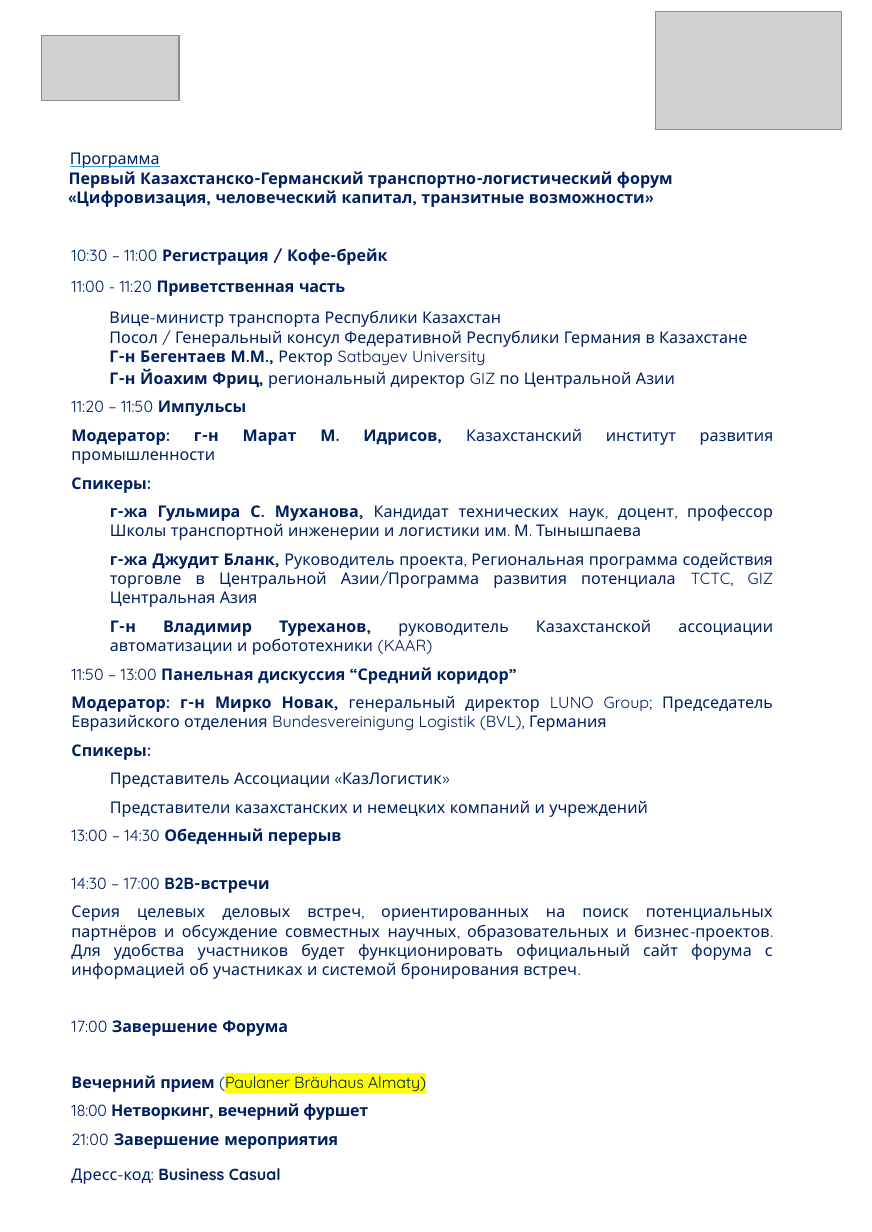
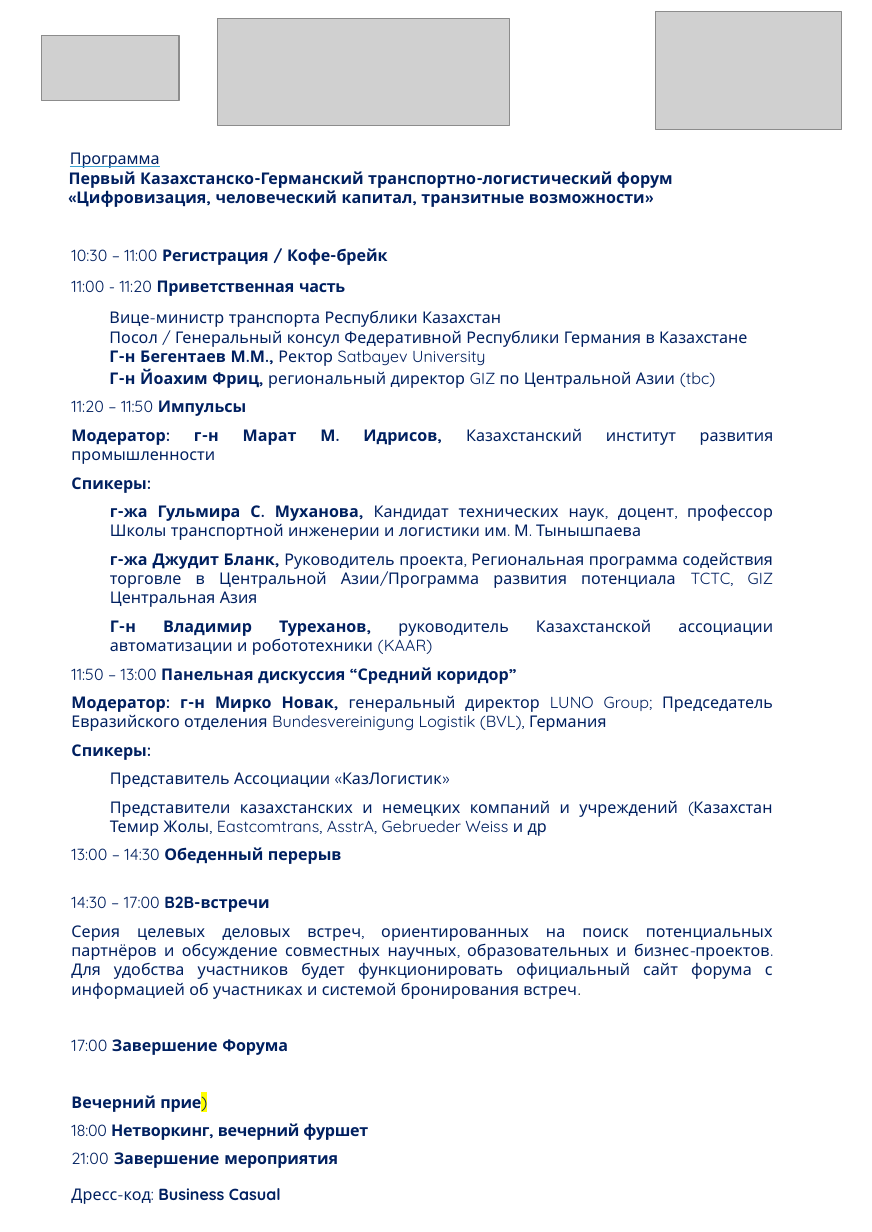
Before and after one commit to zvezdd/KazForum-Logistics, a slide deck: slide 3 of public/program-ru.pptx. Drawn at 872x1232 pixels with LibreOffice and Linux fonts; fonts in the diff are those of the drawing; grey boxes stand for pictures. Boxes give left, top, right and bottom in pixels: in the first picture for what was removed or moved away, otherwise in the second. Text is boxed around its words. In the diff, an @@ line names an element or a change of style, - is before the commit and + after.

```diff
--- a/public/program-ru.pptx
+++ b/public/program-ru.pptx
@@ picture added at [218,19,509,126] @@
@@ text at [109,369,715,388]: text changed @@
-Г-н Йоахим Фриц, региональный директор GIZ по Центральной Азии
+Г-н Йоахим Фриц, региональный директор GIZ по Центральной Азии (tbc)
@@ text at [110,800,772,836]: text changed @@
-Представители казахстанских и немецких компаний и учреждений
+Представители казахстанских и немецких компаний и учреждений (Казахстан Темир Жолы, Eastcomtrans, AsstrA, Gebrueder Weiss и др
@@ text at [71,1093,207,1112]: text changed; bold on @@
-Вечерний прием (Paulaner Bräuhaus Almaty)
+Вечерний прие)
```
Also in this commit, not shown: 2 other slides changed, 3 other files.
